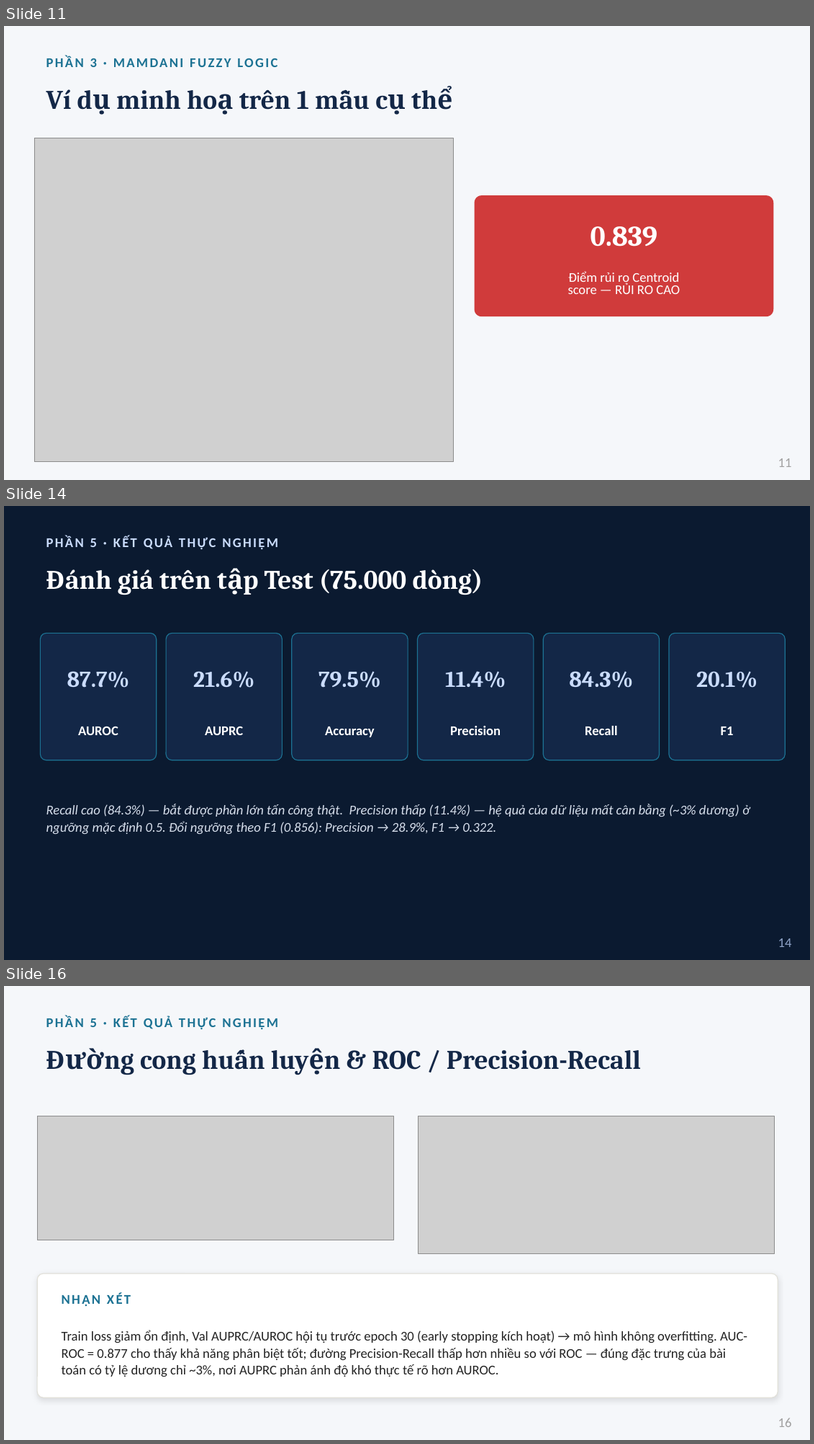
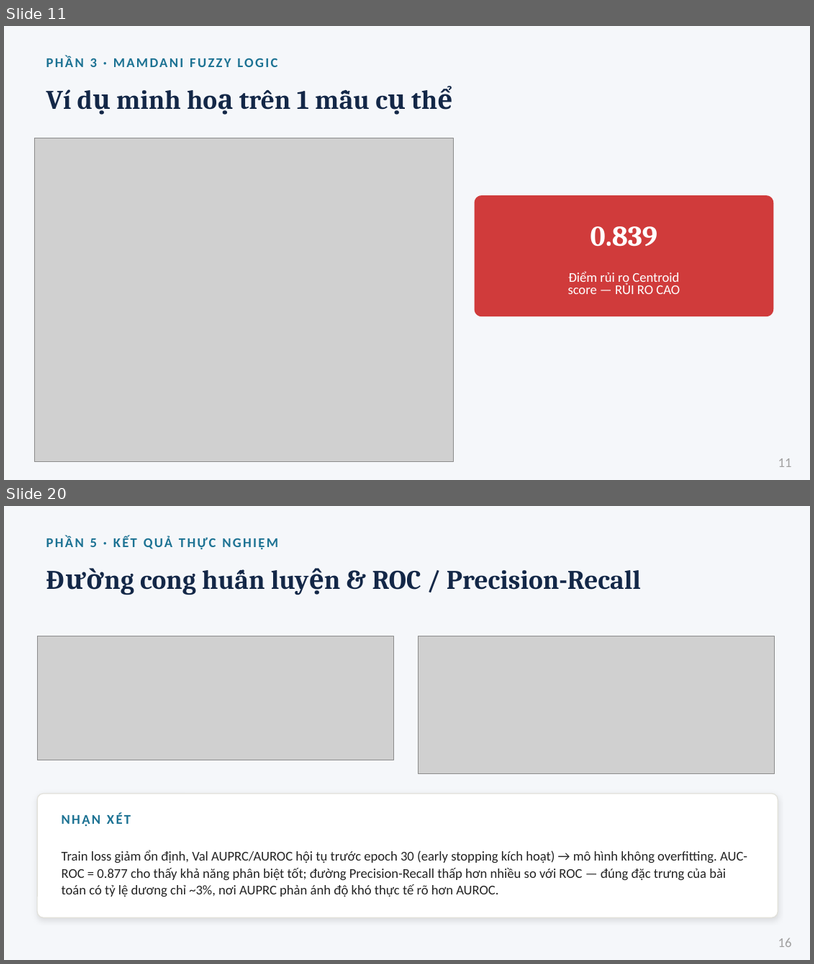
Before and after one commit to 2591317-student/MachineLearningAdvance, a slide deck: Nhom_10-Nhan_Kien_Tuan.pptx. Shown one above the other, each under a label of ours: slides 11, 14 and 16 before the commit, slides 11 and 20 after it; the slides between them are not shown. The pictures are 814x1444 and 814x964 pixels, drawn with LibreOffice and Linux fonts; fonts in the diff are those of the drawing; grey boxes stand for pictures. Boxes give left, top, right and bottom in pixels: in the first picture for what was removed or moved away, otherwise in the second. Text is boxed around its words. In the diff, an @@ line names an element or a change of style, - is before the commit and + after.

```diff
--- a/Nhom_10-Nhan_Kien_Tuan.pptx
+++ b/Nhom_10-Nhan_Kien_Tuan.pptx
@@ slide 14 removed at [4,506,810,960], background #0B1A30 @@
@@ text removed at [90,538,97,547] @@
-PHẦN 5 · KẾT QUẢ THỰC NGHIỆM
@@ text removed at [46,569,484,595] @@
-Đánh giá trên tập Test (75.000 dòng)
@@ rounded rectangle removed at [40,633,157,760] @@
@@ rounded rectangle removed at [166,633,282,760] @@
@@ rounded rectangle removed at [292,633,408,760] @@
@@ rounded rectangle removed at [418,633,534,760] @@
@@ rounded rectangle removed at [543,633,660,760] @@
@@ rounded rectangle removed at [669,633,786,760] @@
@@ text removed at [67,671,130,687] @@
-87.7%
@@ text removed at [193,671,255,687] @@
-21.6%
@@ text removed at [319,671,381,687] @@
-79.5%
@@ text removed at [445,671,506,687] @@
-11.4%
@@ text removed at [569,671,633,687] @@
-84.3%
@@ text removed at [697,671,758,687] @@
-20.1%
@@ text removed at [78,726,118,735] @@
-AUROC
@@ text removed at [205,726,243,735] @@
-AUPRC
@@ text removed at [325,726,375,737] @@
-Accuracy
@@ text removed at [450,726,501,735] @@
-Precision
@@ text removed at [585,726,618,735] @@
-Recall
@@ text removed at [721,726,734,735] @@
-F1
@@ text removed at [46,803,751,834] @@
-Recall cao (84.3%) — bắt được phần lớn tấn công thật. Precision thấp (11.4%) — hệ quả của dữ liệu mất cân bằng (~3% dương) ở ngưỡng mặc định 0.5. Đổi ngưỡng theo F1 (0.856): Precision → 28.9%, F1 → 0.322.
@@ text removed at [779,938,792,947] @@
-14
@@ what was slide 16 is now slide 20 @@
```
Also in this commit, not shown: 8 slides added, 3 other slides removed, 3 other files.
